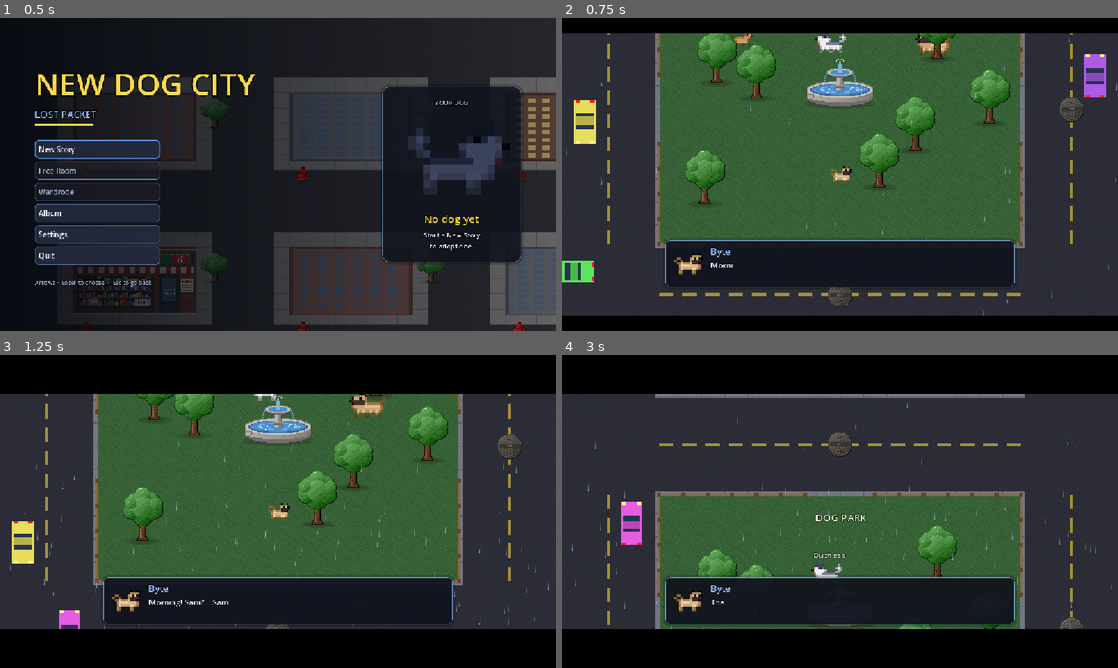
Above: before the commit, frames 1-4 (two rows, left to right).
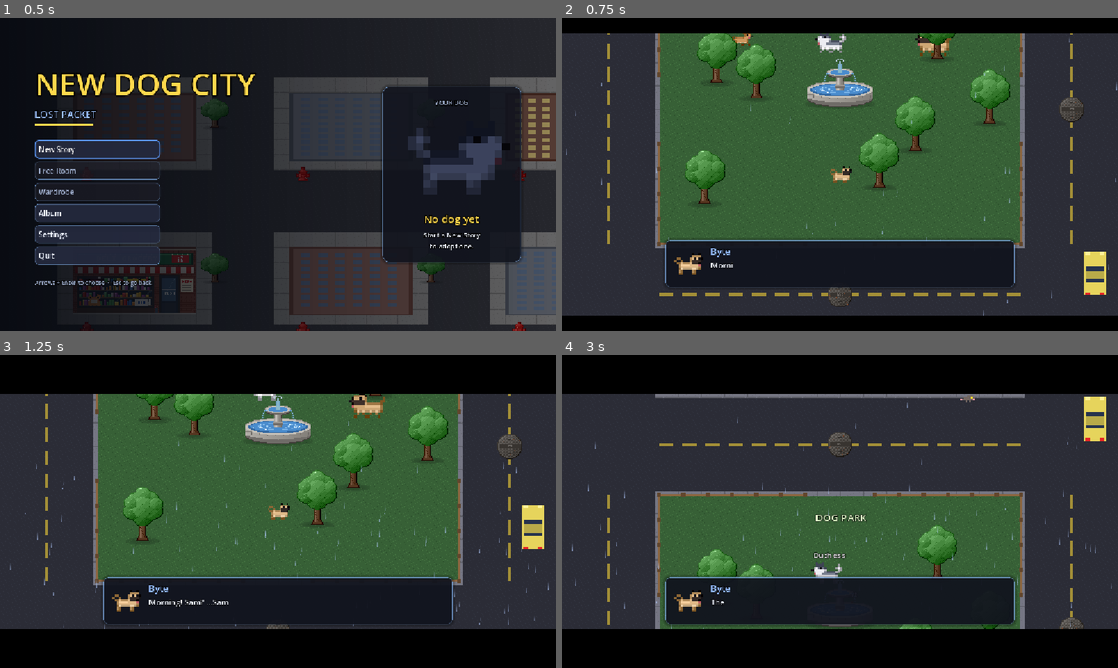
Above: after the commit, the same moments.

Repository: Damon1o/new-dog-city
Game: Godot game, scene res://scenes/Home.tscn
The game is run twice, just before and just after one commit, with the same random seed, the same clock (stepped at 60 frames per second) and the same inputs.
Inputs (mouse positions are in pixels of both pictures, inside the frame that each line leads up to):
- Up to frame 1 (0.5 s): no input
- Up to frame 2 (0.75 s): click "New Story" at 0.5 s
- Up to frame 3 (1.25 s): no input
- Up to frame 4 (3 s): tap Enter at 1.25 s; move the mouse to (962, 495) at 1.27 s; hold D (move_right) 1.28-2 s; hold Shift (sprint) 1.28-2 s; tap C (dash) at 1.35 s; click (962, 495) at 1.42 s; drag from (728, 527) to (812, 574) at 2.02 s; move the mouse to (895, 442) at 2.77 s; hold D (move_right) from 2.78 s (still down); hold R (bark) from 2.78 s (still down)

Frame 1 is identical in both runs. In frame 2, 1.7% of the frame differs, in the area x 0-98%, y 11-89%; in frame 3, 1.1%; in frame 4, 1.0%.

Commit message:
M6-2: SF fog veil, rolling fog banks, officers lose the dog in fog
Fog draws a radial veil around the dog (clear inside 260 px sight, white past it) plus slow
drifting fog-bank particles, both blending in with the weather change. Animal-control sight is
capped by weather.sight_radius(), so fog is a way to shake the police.

Co-Authored-By: Claude Opus 5.5 <noreply@anthropic.com>

Diff:
--- a/scripts/systems/wanted.gd
+++ b/scripts/systems/wanted.gd
@@ -105,7 +105,7 @@
 	var seen: bool = drone != null and not g.city.in_dog_park(p.position)  # the drone loses him under the park trees: 5 stars can be shaken
 	for o in offs:
 		var d: float = o.position.distance_to(p.position)
-		seen = seen or d < SIGHT
+		seen = seen or d < minf(SIGHT, g.weather.sight_radius())  # SF fog hides the dog
 		if d < WHISTLE and not o.whistled:
 			o.whistled = true
 			Sound.sfx("whistle")
--- a/scripts/systems/weather.gd
+++ b/scripts/systems/weather.gd
@@ -17,13 +17,14 @@
 const MODS := {
 	"clear": {"sprint": 1.0, "thirst": 1.0, "scent": 1600.0, "dash": 1.0, "steer": 1.0, "sight": NO_LIMIT},
 	"snow": {"sprint": 0.9, "thirst": 0.8, "scent": 1400.0, "dash": 1.0, "steer": 1.0, "sight": NO_LIMIT},
-	"fog": {"sprint": 1.0, "thirst": 1.0, "scent": 900.0, "dash": 1.0, "steer": 1.0, "sight": 420.0},
+	"fog": {"sprint": 1.0, "thirst": 1.0, "scent": 900.0, "dash": 1.0, "steer": 1.0, "sight": 260.0},  # officers lose the dog past this
 	"rain": {"sprint": 1.0, "thirst": 1.0, "scent": 700.0, "dash": 1.3, "steer": 0.5, "sight": NO_LIMIT},
 	"haze": {"sprint": 1.0, "thirst": 1.3, "scent": 1600.0, "dash": 1.0, "steer": 1.0, "sight": NO_LIMIT},
 	"storm": {"sprint": 1.0, "thirst": 1.0, "scent": 700.0, "dash": 1.3, "steer": 0.5, "sight": NO_LIMIT},
 }
 ## Which particle look each weather uses; fog / haze / storm-lightning visuals ship with their cities.
-const LOOK := {"snow": "snow", "rain": "rain", "storm": "rain"}
+const LOOK := {"snow": "snow", "rain": "rain", "storm": "rain", "fog": "fog"}
+const FOG_FAR := 2400.0  # fog veil radius in px; past the view at any zoom
 const SAY := {"clear": "The sky clears up.", "snow": "It's snowing!", "rain": "It's raining.",
 	"fog": "Fog rolls in.", "haze": "A hot haze hangs over the city.", "storm": "A storm is coming!"}
 const PRINT_EVERY := 28.0  # px walked between snow paw prints
@@ -37,6 +38,8 @@
 var last_tod := 0.0
 var snow: CPUParticles2D
 var rain: CPUParticles2D
+var fog: Sprite2D  # radial veil around the dog: clear inside sight_radius, white past it
+var banks: CPUParticles2D  # slow fog banks rolling across the view
 var last_print := Vector2.ZERO
 var print_side := 1.0
 
@@ -48,6 +51,38 @@
 	rain = _particles(_streak_tex(), 400, 0.9, Vector2(600, 900), Vector2(-60, 0))
 	rain.particle_flag_align_y = true
 	rain.color = Color(0.7, 0.8, 1.0, 0.55)
+	var veil := Gradient.new()
+	var clear: float = MODS.fog.sight / FOG_FAR
+	veil.offsets = PackedFloat32Array([0.0, clear * 0.45, clear, 1.0])
+	veil.colors = PackedColorArray([Color(0.86, 0.88, 0.92, 0.0), Color(0.86, 0.88, 0.92, 0.0), Color(0.86, 0.88, 0.92, 0.78), Color(0.86, 0.88, 0.92, 0.9)])
+	var vt := GradientTexture2D.new()
+	vt.gradient = veil
+	vt.fill = GradientTexture2D.FILL_RADIAL
+	vt.fill_from = Vector2(0.5, 0.5)
+	vt.fill_to = Vector2(1.0, 0.5)
+	vt.width = 512
+	vt.height = 512
+	fog = Sprite2D.new()
+	fog.texture = vt
+	fog.scale = Vector2.ONE * FOG_FAR * 2.0 / 512.0
+	fog.z_index = 49
+	fog.texture_filter = CanvasItem.TEXTURE_FILTER_LINEAR  # the project is pixel-art nearest; a stretched gradient must be smooth
+	add_child(fog)
+	var puff := Gradient.new()
+	puff.colors = PackedColorArray([Color(1, 1, 1, 1), Color(1, 1, 1, 0)])
+	var pt := GradientTexture2D.new()
+	pt.gradient = puff
+	pt.fill = GradientTexture2D.FILL_RADIAL
+	pt.fill_from = Vector2(0.5, 0.5)
+	pt.fill_to = Vector2(1.0, 0.5)
+	banks = _particles(pt, 36, 24.0, Vector2(12, 30), Vector2.ZERO)
+	banks.direction = Vector2.RIGHT
+	banks.spread = 15.0
+	banks.scale_amount_min = 3.0
+	banks.scale_amount_max = 6.0
+	banks.color = Color(0.9, 0.92, 0.95, 0.22)
+	banks.z_index = 49
+	banks.texture_filter = CanvasItem.TEXTURE_FILTER_LINEAR
 
 ## Weather starts once game._ready has loaded the save, so save_extra holds today's roll.
 func _process(delta: float) -> void:
@@ -124,13 +159,16 @@
 func _update_visuals() -> void:
 	var outdoors: bool = g.inside == "" and not g.god_view
 	var half: Vector2 = get_viewport().get_visible_rect().size / (2.0 * g.cam.zoom)
-	for p: CPUParticles2D in [snow, rain]:
-		var k := look("snow" if p == snow else "rain")
+	for p: CPUParticles2D in [snow, rain, banks]:
+		var k := look("snow" if p == snow else "rain" if p == rain else "fog")
 		p.emitting = outdoors and k > 0.0
 		p.visible = outdoors
 		p.modulate.a = k
 		p.position = g.cam.get_screen_center_position()  # emit over the whole view; drops stay in the world
 		p.emission_rect_extents = half * 1.1
+	fog.visible = outdoors and look("fog") > 0.0
+	fog.modulate.a = look("fog")
+	fog.position = g.player.position
 	# snow whitens the ground, rain darkens it
 	var s := look("snow")
 	var r := look("rain")
--- a/tests/smoke.gd
+++ b/tests/smoke.gd
@@ -211,7 +211,14 @@
 	await frames(60)
 	assert(weather.scent_range() < 1400.0 and weather.scent_range() > 700.0, "rain blends in over 10 s")
 	assert(weather.roll("nyc") in ["clear", "snow", "rain"])
+	# M6-2 fog: veil around the dog, fog banks roll, sight drops to 260
+	weather.set_weather("fog", false)
+	await frames(2)
+	assert(weather.fog.visible and weather.banks.emitting and weather.fog.position == player.position, "fog veil follows the dog")
+	assert(is_equal_approx(weather.sight_radius(), 260.0), "fog limits sight")
 	weather.set_weather("clear", false)
+	await frames(2)
+	assert(not weather.fog.visible and not weather.banks.emitting, "clear skies, no fog")
 	# M3-5 audio: surface lookup (grass inside a park), one step sound per step, ambience ducks indoors
 	var au_steps: Node = game.steps
 	var au_park: Rect2 = game.parks[0]
